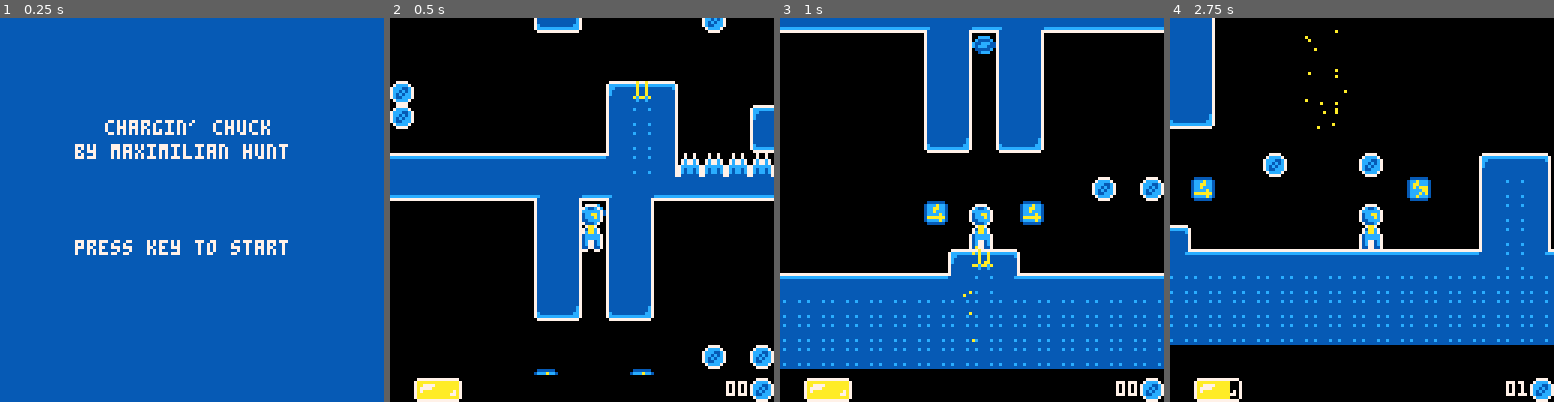
Above: before the commit, frames 1-4 (left to right).
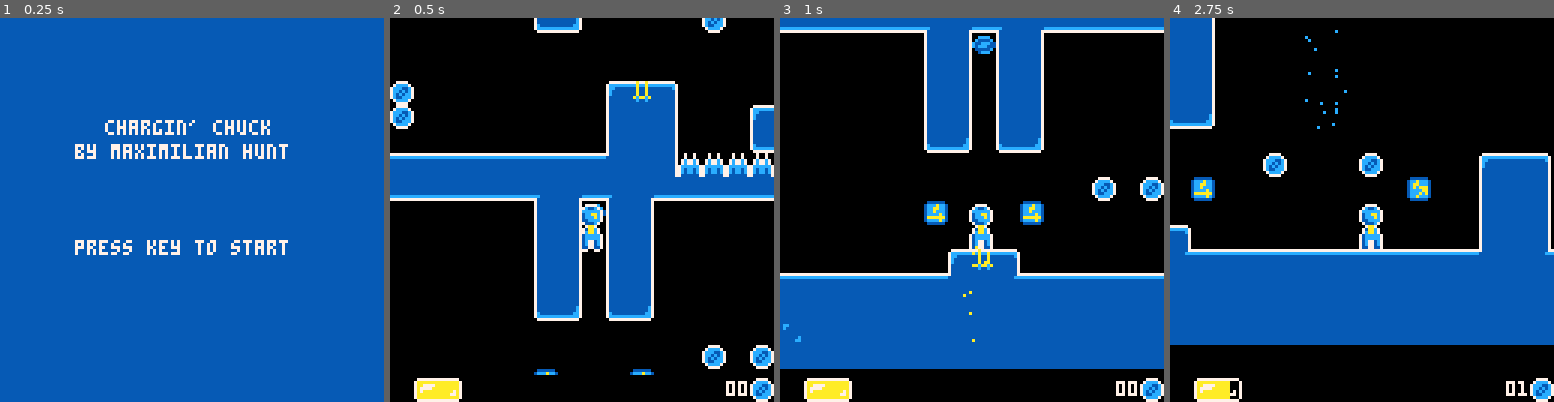
Above: after the commit, the same moments.

Repository: m-r-hunt/Pico-8-Carts
Game: PICO-8 cartridge mj73/mj73.p8
The game is run twice, just before and just after one commit, with the same random seed, the same clock (stepped at 60 frames per second) and the same inputs.
Inputs:
- Up to frame 1 (0.25 s): no input
- Up to frame 2 (0.5 s): tap X (X key) at 0.33 s
- Up to frame 3 (1 s): tap O (Z key) at 0.7 s
- Up to frame 4 (2.75 s): tap X (X key) at 1.07, 1.85 s; hold Right 1.6-2.1 s; tap O (Z key) at 1.7, 2.1, 2.5 s; hold Up 2.15-2.42 s; hold Right from 2.47 s (still down)

Frame 1 is identical in both runs. In frame 2, less than 0.1% of the frame differs, in the area x 63-68%, y 23-41%; in frame 3, 1.2%; in frame 4, 1.4%, in the area x 0-99%, y 3-85%.

Commit message:
More stuff, getting done

Diff:
--- a/mj73/mj73.lua
+++ b/mj73/mj73.lua
@@ -188,7 +188,7 @@
 	sfx(5)
 	coin_count+=1
 	for n=1,16 do
-		add_particle(x*8,y*8,rnd(2)-1,rnd(5)-10,4)
+		add_particle(x*8,y*8,rnd(2)-1,rnd(5)-10,2)
 	end
 end
 
@@ -357,6 +357,7 @@
 	name="newgame",
 	enter=function(self)
 		reload()
+		music(0)
 		tf=0
 		ts=0
 		tm=0
@@ -456,6 +457,7 @@
 state{
 	name="dying",
 	enter=function(self)
+		music(-1)
 		self.t=0
 		sfx(3,-2)
 		sfx(1)
@@ -466,6 +468,7 @@
 			the_player:reset()
 			reset_doors()
 			emit"finished"
+			music(0)
 		end
 	end,
 	draw=function(self)
@@ -504,6 +507,7 @@
 state{
 	name="gamewon",
 	enter=function(self)
+		music(-1)
 		self.s=ts
 		self.m=tm
 	end,
@@ -525,12 +529,14 @@
 state{
 	name="mainmenu",
 	enter=function(self)
-
-	end,update=function(self)
+		music(16)
+	end,
+	update=function(self)
 		if btnp(4) or btnp(5) then
 			emit"newgame"
 		end
-	end,draw=function(self)
+	end,
+	draw=function(self)
 		cls(1)
 		print("chargin' chuck",35,34,3)
 		print("by maximilian hunt",25,42,3)
--- a/mj73/mj73.p8
+++ b/mj73/mj73.p8
@@ -263,7 +263,7 @@
 
 
 __gff__
-0000000000000000000000000000000000000004000000000000000000000000080800000020000000000000000000000808000000800000000000000000000001010101010300000000000000000000010101010101010100000000000000000101011100000001000000000000000001010101000000000000000000000000
+0000000000000000000000000000000000000004000000000000000000000000080800000020000000000000000000000808000000800000000000000000000001010101010300000000000000000000010101010101010100000000000000000101011100000001000000000000000001010101010000000000000000000000
 0000000000000000000000000000000000000000000000000000000000000000000000000000000000000000000000000000000000000000000000000000000000000000000000000000000000000000000000000000000000000000000000000000000000000000000000000000000000000000000000000000000000000000
 __map__
 5151515151515151515151515151515151515151515151515151515151515151515151515151515151515151515151515151515151515151515151515151515151515151515151515151515151515151515151515151515151515151515151515151515151515151515151515151515151515151515151515151515151515151
@@ -278,9 +278,9 @@
 5151515151515151515151515151515151515151515151515151515151515151515151515151515151515151515151515151515151515151515151515151515151515151515151515151515151515151515151514361616200000000000000000000000000000000000000000000000000005051520000000000000000000050
 5151515151515151515151515151515151515151515151515151515151515151515151515151515151515151515151515151515151515151515151515151515151515151515151515151515151515151515151515200000000000000000000000000000000000000000000000000000000005051520000000000000000000050
 5151515151515151515151515151515151515151515151515151515151515151515151515151515151515151515151515151515151515151515151515151515151515151515151515151515151515151515151515200000000000000000000000000000000000000000000000000000000005051520000000000000000000050
-5151515151515151515151515151515151515151515151515151515151515151515151515151515151515151515151515151515151515151515151515151515151515151515151515151515151515151515151515200000000000000000000000000000000000000000000000000000000005051520000000000000000000050
+5151515151515151515151515151515151515151515151515151515151515151515151515151515151515151515151515151515151515151515151515151515151515151515151515151515151515151515151515200000000000000000000000000000000000000000000000000000000005073520000000000000000000050
 5151515151515151515151515151515151515151515151515151515151515151515151515151515151515151515151515151515151515151515151515151515151515151515151515151515151515151515151515200000000000000000025000000000000000000000000000000000000005051520000000000000000000050
-5151515151515151515151515151515151515151515151515151515151515151515151515151515151515151515151515151515151515151515151515151515151515151515151515151515151515151515151515200000000000000000000000000000000000000006300000000000000005051520000000000000000000050
+5151515151515151515151515151515151515151515151515151515151515151515151515151515151515151515151515151515151515151515151515151515151515151515151515151515151515151515174515200000000000000000000000000000000000000006300000000000000005051520000000000000000000050
 5151515151515151515151515151515151515151515151515151515151515151515151515151515151515151515151515151515151515151515151515151515151515151515151515151515151515151515151515200000000000000000051000000000000000000005100000000000000006061620000000000000000000050
 5151515151515151515151515151515151515151515151515151515151515151515151515151515151515151515151515151515151515151515151515151515151515151515151515151515151515151515151515200000000000000000057000000000000000000005700000000000000000057000000000000000000000050
 5151515151515151515151515151515151515151515151515151515151515151515151515151515151515151515151515151515151515151515151515151515151515151515151515151515151515151515151515200000000000000000067000000000000000000006700000000000000000067000000000000000000000050
@@ -291,10 +291,10 @@
 5200000000000000000000000000000000000000000000000000000000000000000000000000000000000000000000000000000000000000000050515151515151515151515151515151515151515151515151515341420000002500002500000000002550520000000000000000000000000000000000000000000000000050
 5200000000000000000000000000000000000000000000000000000000000000000000000000000000000000000000000000000000000000000050515151515151515151515151515151515151515151515151515151520000000000000000000000000050520000000000000000000000000000000000000000000000000050
 5200000000000000000000000000000000000000000000000000000000000000000000000000000000000000000000000000000000000000000050515151515151515151515151515151515151515151515151515151520000000000000000000000000050520000000000000000000000000000000000000000000000000050
-5200000000000000000000000000000000000000000000000000000000000000000000000000000000000000000000000000000000000000000050515151515151515151515151515151515151515151515151515151520000000000000000000000000050520000000000000000000000000000000000000000000000000050
+5200000000000000000000000000000000000000000000000000000000000000000000000000000000000000000000000000000000000000000050515151515151515151515151515151515151515151515151515174520000000000000000000000000050520000000000000000000000000000000000000000000000000050
 5200000000000000000000000000000000000000000000000000000000000000000000000000000000252500000000000000000000000000000050515151515151515151515151515151515151515151515151515151534141414141414141420000000050520000002500002500002500000000000000000000000000000050
 5200000000000000000000000000000000252500000000000025250000000000002500000000000000000000000000000000000000000000000050515151515151515151515151515151515151515151515151514361616161616161616144520000000050520000000000000000000000000000000000000000250000000050
-5200002525000000000000000000000000000000000000000000000000000000000000000000000000000000000000000000000000000000000050515151515151515151515151515151515151515151515151515200000000000000000050520000000050520000000000000000000000000000000000000000000000000050
+5200002525000000000000000000000000000000000000000000000000000000000000000000000000000000000000000000000000000000000050745151515151515151515151515151515151515151515151515200000000000000000050520000000050520000000000000000000000000000000000000000000000000050
 5200002525000000000000000000000000000000000000000000000000000000000000000000000000000000000000000000000000000000000050515151515151515151515151515151515151515151515151515200000000000000000050520000004054520000000000000000000000000000000000000000000000000050
 5200000000000000000000000000000000000000000000000000000000000000000000004042000000000000000000000000000000000000000050515151515151515151515151515151515151515151515151515200000000000000000050520000006044520000404141414141414141414200000000000000000000000050
 5200000000000000000000000000000000000000000000000000000000000000000000006062000000000000004041420000000000000000000050515151515151515151515151515151515151515151515151515200000000000000000050520000000050520000505151515151515151515341414200000000000000000050
Not shown, changed: 31 lines of the sprite sheet (__gfx__) section of mj73/mj73.p8
Not shown, changed: the music (__music__) section of mj73/mj73.p8
Not shown, changed: the sound effects (__sfx__) section of mj73/mj73.p8
Not shown, changed: mj73/mj73.trm
